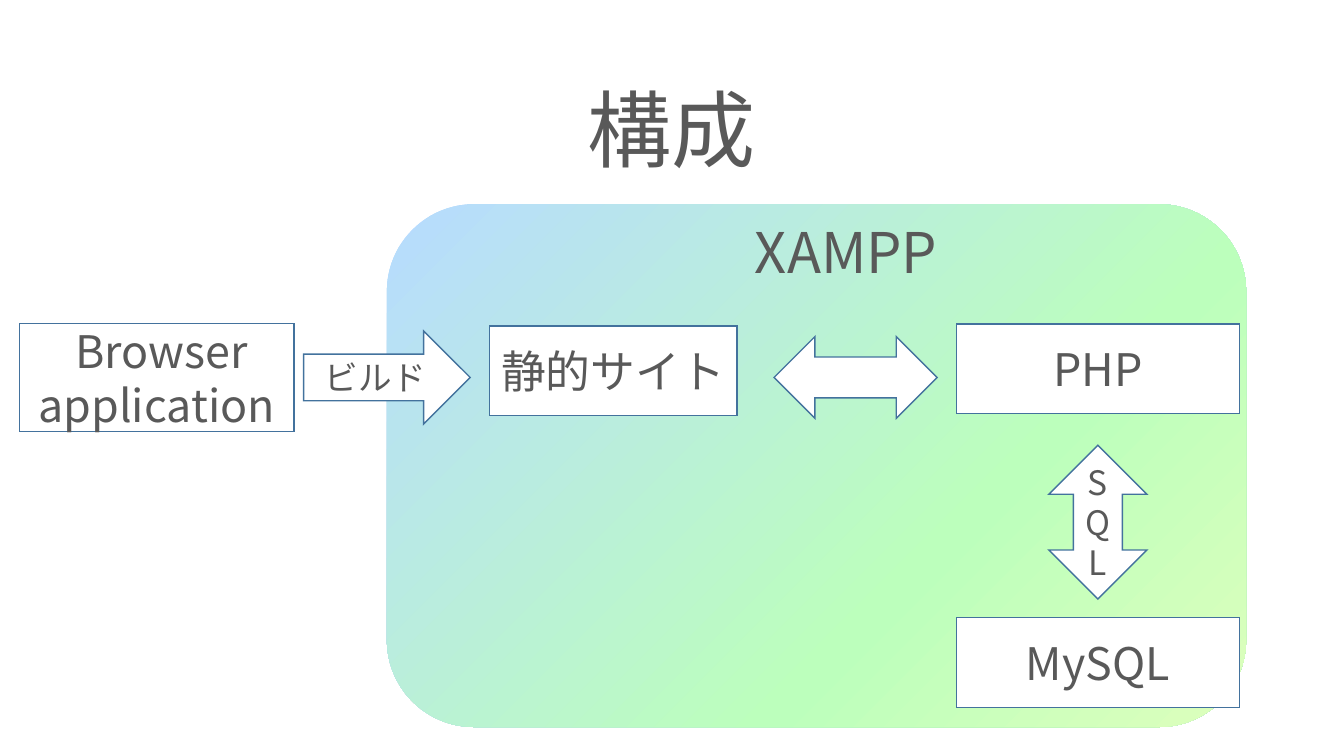
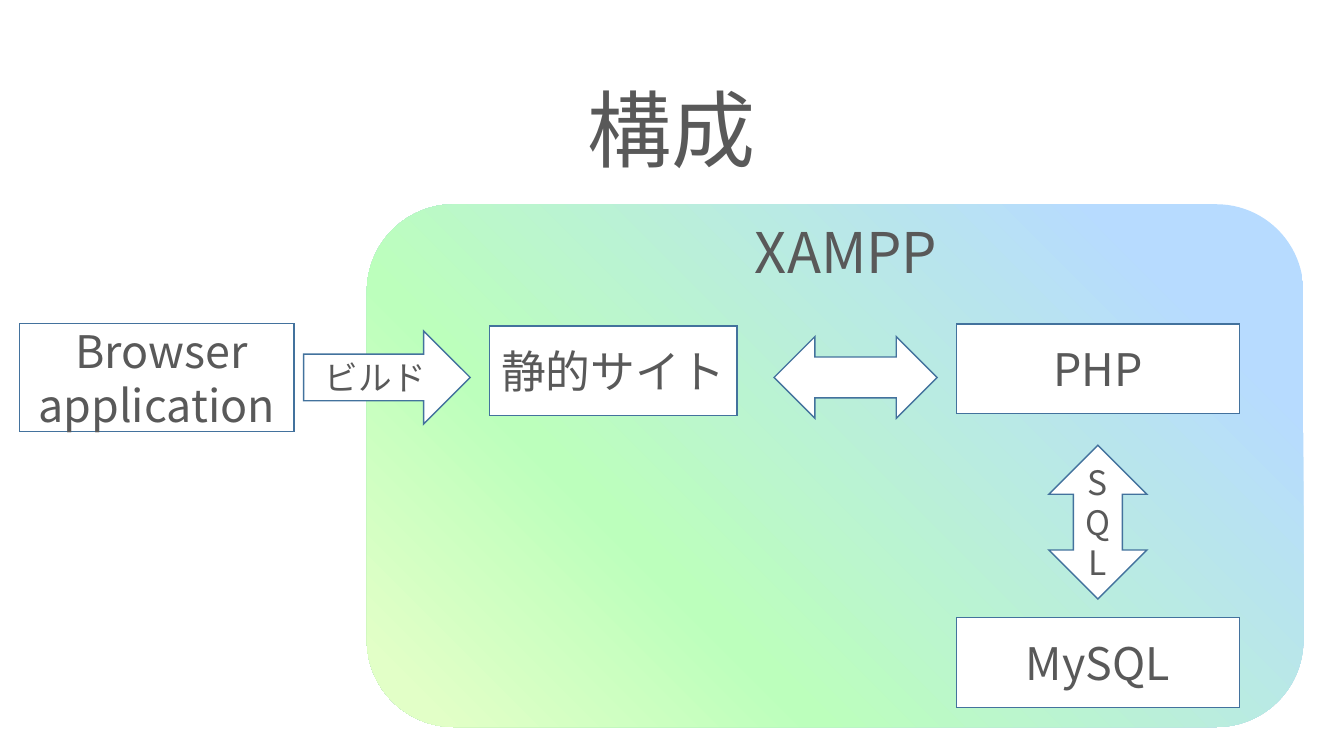
Before and after one commit to ivy239007/PG-, a slide deck: slide 7 of プレゼン資料.pptx. Drawn at 1344x756 pixels with LibreOffice and Linux fonts; fonts in the diff are those of the drawing; background and template pictures are left out. Boxes give left, top, right and bottom in pixels: in the first picture for what was removed or moved away, otherwise in the second. Text is boxed around its words. In the diff, an @@ line names an element or a change of style, - is before the commit and + after.

Commit message:
更新

```diff
--- a/プレゼン資料.pptx
+++ b/プレゼン資料.pptx
@@ rounded rectangle: place and size @@
-rounded rectangle at (387,205,1246,728)
+rounded rectangle at (367,205,1304,728)
@@ rounded rectangle at (367,205,1304,728): fill gradient #B7DBFF to #BCFFBC to #DDFFBC to gradient #B7DBFF to #BCFFBC to #E2FFC7 @@
```
